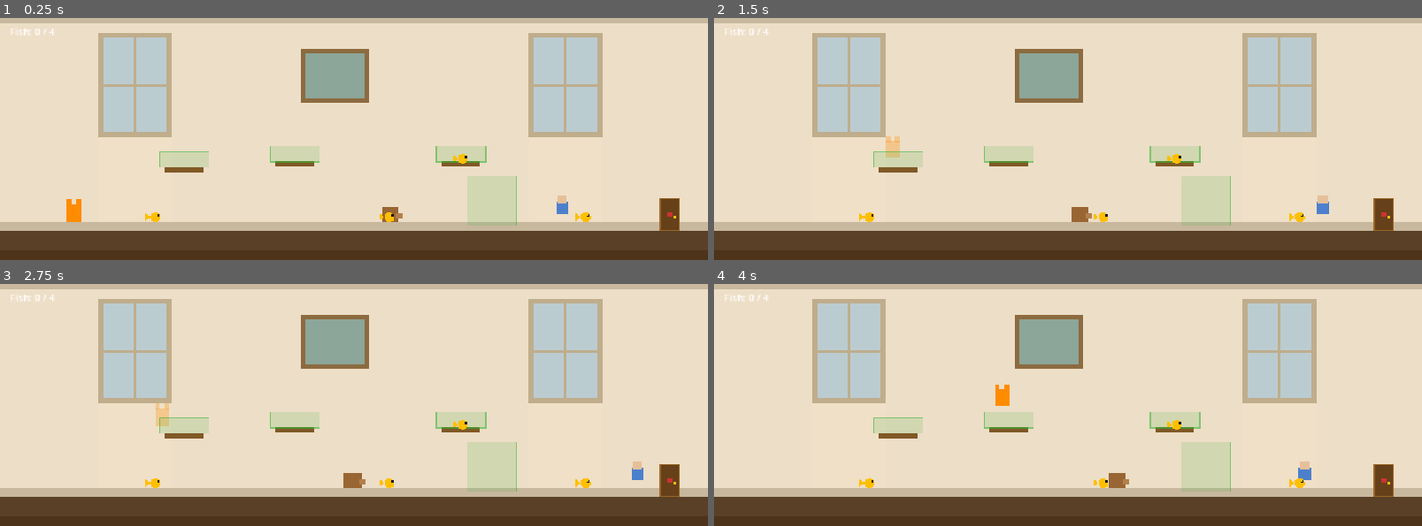
Above: before the commit, frames 1-4 (two rows, left to right).
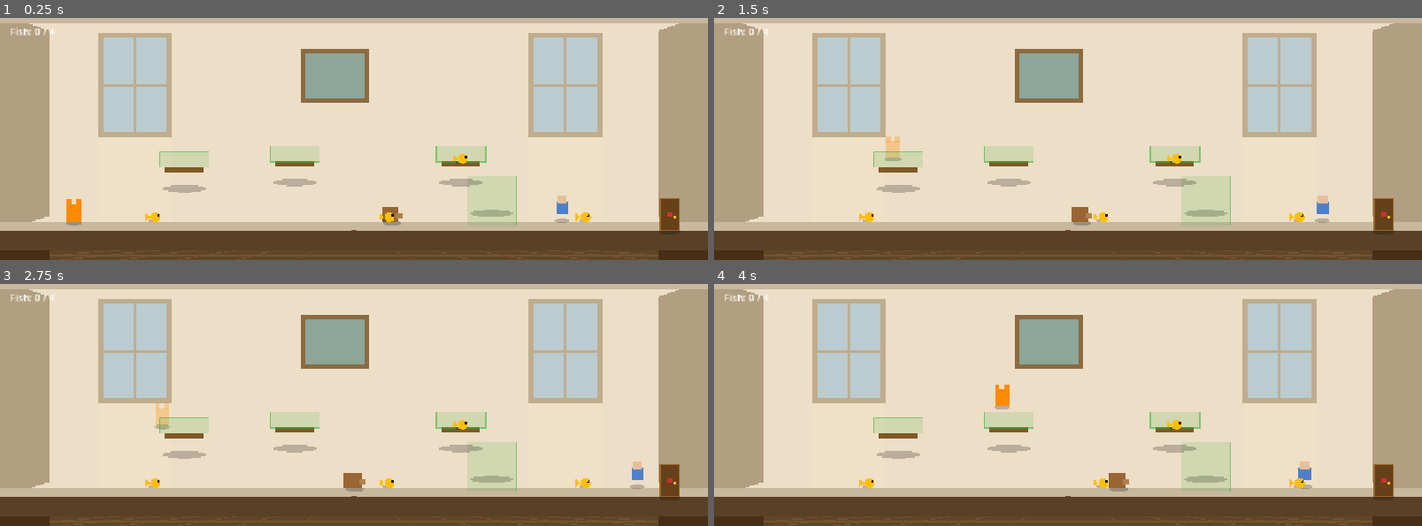
Above: after the commit, the same moments.

Repository: droptablestar/sneaky-cat-2d
Game: Godot game, scene res://scenes/main.tscn
The game is run twice, just before and just after one commit, with the same random seed, the same clock (stepped at 60 frames per second) and the same inputs.
Inputs:
- Up to frame 1 (0.25 s): no input
- Up to frame 2 (1.5 s): tap Enter at 0.5 s; hold Right (move_right) from 0.53 s (still down); tap Space (jump) at 0.77 s
- Up to frame 3 (2.75 s): tap Space (jump) at 1.52 s; release Right (move_right) at 2.03 s; hold Left (move_left) from 2.03 s (still down)
- Up to frame 4 (4 s): release Left (move_left) at 2.78 s; hold Right (move_right) from 2.78 s (still down); tap Space (jump) at 3.02, 3.77 s

The runs differ from the first frame. In frame 1, 13% of the frame differs, in the area x 0-100%, y 2-100%; in frame 2, 13%; in frame 3, 13%; in frame 4, 13%.

Commit message:
Add bold 3D box-room depth and drop shadows
- Rewrite room_background.gd: side-wall trapezoids, perspective floor
  grid (13 depth lines + 2 tile rows), dark corner fills
- Add _draw_ellipse_shadow() to cat, dog, human, hide_spot, exit_door,
  fish — soft ellipse shadow rendered beneath each object in _draw()

Diff:
--- a/scripts/characters/cat.gd
+++ b/scripts/characters/cat.gd
@@ -52,7 +52,16 @@
 	is_hidden = value
 	queue_redraw()
 
+func _draw_ellipse_shadow(center: Vector2, rx: float, ry: float) -> void:
+	const N := 14
+	var pts := PackedVector2Array()
+	for i in N:
+		var a := TAU * i / N
+		pts.append(center + Vector2(cos(a) * rx, sin(a) * ry))
+	draw_colored_polygon(pts, Color(0.0, 0.0, 0.0, 0.22))
+
 func _draw() -> void:
+	_draw_ellipse_shadow(Vector2(0, 2), 13, 4)
 	var color = Color(1.0, 0.55, 0.0) if not is_hidden else Color(1.0, 0.55, 0.0, 0.3)
 	draw_rect(Rect2(-12, -28, 24, 28), color)
 	# ears
--- a/scripts/characters/dog.gd
+++ b/scripts/characters/dog.gd
@@ -9,7 +9,16 @@
 
 var chase_target: Node = null
 
+func _draw_ellipse_shadow(center: Vector2, rx: float, ry: float) -> void:
+	const N := 14
+	var pts := PackedVector2Array()
+	for i in N:
+		var a := TAU * i / N
+		pts.append(center + Vector2(cos(a) * rx, sin(a) * ry))
+	draw_colored_polygon(pts, Color(0.0, 0.0, 0.0, 0.22))
+
 func _draw() -> void:
+	_draw_ellipse_shadow(Vector2(3, 2), 15, 5)
 	draw_rect(Rect2(-14, -24, 28, 24), Color(0.6, 0.4, 0.2))
 	# snout
 	draw_rect(Rect2(10, -14, 10, 8), Color(0.7, 0.5, 0.3))
--- a/scripts/characters/human.gd
+++ b/scripts/characters/human.gd
@@ -12,7 +12,16 @@
 
 var chase_target: Node = null
 
+func _draw_ellipse_shadow(center: Vector2, rx: float, ry: float) -> void:
+	const N := 14
+	var pts := PackedVector2Array()
+	for i in N:
+		var a := TAU * i / N
+		pts.append(center + Vector2(cos(a) * rx, sin(a) * ry))
+	draw_colored_polygon(pts, Color(0.0, 0.0, 0.0, 0.22))
+
 func _draw() -> void:
+	_draw_ellipse_shadow(Vector2(0, 2), 12, 4)
 	# body
 	draw_rect(Rect2(-10, -28, 20, 20), Color(0.3, 0.5, 0.8))
 	# head
--- a/scripts/objects/exit_door.gd
+++ b/scripts/objects/exit_door.gd
@@ -16,7 +16,16 @@
 	if body.is_in_group("cat"):
 		GameManager.try_complete_level()
 
+func _draw_ellipse_shadow(center: Vector2, rx: float, ry: float) -> void:
+	const N := 14
+	var pts := PackedVector2Array()
+	for i in N:
+		var a := TAU * i / N
+		pts.append(center + Vector2(cos(a) * rx, sin(a) * ry))
+	draw_colored_polygon(pts, Color(0.0, 0.0, 0.0, 0.22))
+
 func _draw() -> void:
+	_draw_ellipse_shadow(Vector2(0, 2), 18, 5)
 	var door_color := Color(0.4, 0.25, 0.1) if not _is_open else Color(0.15, 0.6, 0.15)
 	var trim_color := Color(0.6, 0.4, 0.15) if not _is_open else Color(0.3, 1.0, 0.3)
 	# Door
--- a/scripts/objects/fish.gd
+++ b/scripts/objects/fish.gd
@@ -11,7 +11,16 @@
 		GameManager.collect_fish()
 		queue_free()
 
+func _draw_ellipse_shadow(center: Vector2, rx: float, ry: float) -> void:
+	const N := 14
+	var pts := PackedVector2Array()
+	for i in N:
+		var a := TAU * i / N
+		pts.append(center + Vector2(cos(a) * rx, sin(a) * ry))
+	draw_colored_polygon(pts, Color(0.0, 0.0, 0.0, 0.22))
+
 func _draw() -> void:
+	_draw_ellipse_shadow(Vector2(0, 6), 8, 3)
 	# Body
 	draw_circle(Vector2(3, 0), 8, Color(1.0, 0.75, 0.0))
 	# Tail
--- a/scripts/objects/hide_spot.gd
+++ b/scripts/objects/hide_spot.gd
@@ -30,7 +30,16 @@
 		if body.get("is_hidden") != should_hide:
 			body.set_hidden(should_hide)
 
+func _draw_ellipse_shadow(center: Vector2, rx: float, ry: float) -> void:
+	const N := 14
+	var pts := PackedVector2Array()
+	for i in N:
+		var a := TAU * i / N
+		pts.append(center + Vector2(cos(a) * rx, sin(a) * ry))
+	draw_colored_polygon(pts, Color(0.0, 0.0, 0.0, 0.22))
+
 func _draw() -> void:
+	_draw_ellipse_shadow(Vector2(0, 4), 36, 6)
 	if is_platform:
 		# shelf surface
 		draw_rect(Rect2(-32, -30, 64, 8), Color(0.5, 0.35, 0.15))
--- a/scripts/objects/room_background.gd
+++ b/scripts/objects/room_background.gd
@@ -1,23 +1,63 @@
 extends Node2D
 
 func _draw() -> void:
-	# Wall fill — warm cream
-	draw_rect(Rect2(0, 0, 1152, 400), Color(0.93, 0.87, 0.78))
+	# --- Back wall fill ---
+	draw_rect(Rect2(0, 0, 1152, 352), Color(0.93, 0.87, 0.78))
 
-	# Ceiling strip
+	# --- Side walls (trapezoids for 3D box-room depth) ---
+	# VP = (576, 190); side wall edges at x=80 and x=1072
+	# Left side wall
+	var left_wall := PackedVector2Array([
+		Vector2(0, 0),
+		Vector2(80, 26),
+		Vector2(80, 329),
+		Vector2(0, 352),
+	])
+	draw_colored_polygon(left_wall, Color(0.70, 0.62, 0.50))
+
+	# Right side wall
+	var right_wall := PackedVector2Array([
+		Vector2(1072, 26),
+		Vector2(1152, 0),
+		Vector2(1152, 352),
+		Vector2(1072, 329),
+	])
+	draw_colored_polygon(right_wall, Color(0.70, 0.62, 0.50))
+
+	# --- Ceiling strip ---
 	draw_rect(Rect2(0, 0, 1152, 14), Color(0.78, 0.72, 0.62))
 
-	# Baseboard
+	# --- Baseboard ---
 	draw_rect(Rect2(0, 338, 1152, 14), Color(0.78, 0.72, 0.62))
 
-	# Floor fill (below baseboard, fills gap under the floor StaticBody)
-	draw_rect(Rect2(0, 352, 1152, 48), Color(0.3, 0.2, 0.1))
+	# --- Floor base ---
+	draw_rect(Rect2(0, 352, 1152, 48), Color(0.38, 0.27, 0.14))
 
-	# Windows
+	# --- Floor perspective grid ---
+	var vp_x := 576.0
+	var vp_y := 352.0
+	var floor_bottom := 400.0
+	var grid_color := Color(0.45, 0.33, 0.18)
+
+	# Depth lines fanning from VP to bottom edge
+	var x := 0.0
+	while x <= 1152.0:
+		draw_line(Vector2(vp_x, vp_y), Vector2(x, floor_bottom), grid_color, 1.5)
+		x += 96.0
+
+	# Horizontal tile rows (tighter spacing near far edge = perspective)
+	draw_line(Vector2(0, 380), Vector2(1152, 380), grid_color, 1.5)
+	draw_line(Vector2(0, 393), Vector2(1152, 393), grid_color, 1.5)
+
+	# --- Floor corner darkening (where side walls meet floor) ---
+	draw_rect(Rect2(0, 352, 80, 48), Color(0.28, 0.18, 0.08))
+	draw_rect(Rect2(1072, 352, 80, 48), Color(0.28, 0.18, 0.08))
+
+	# --- Windows ---
 	_draw_window(160, 30)
 	_draw_window(860, 30)
 
-	# Picture frame
+	# --- Picture frame ---
 	_draw_picture(490, 55)
 
 
